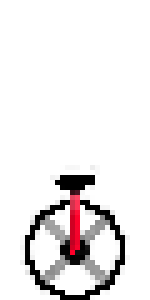
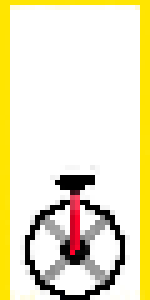
Two versions of the same layered image (150px x 300px). Layer-by-layer changes:
showed "Collision" over box(0, 0, 150, 300)
